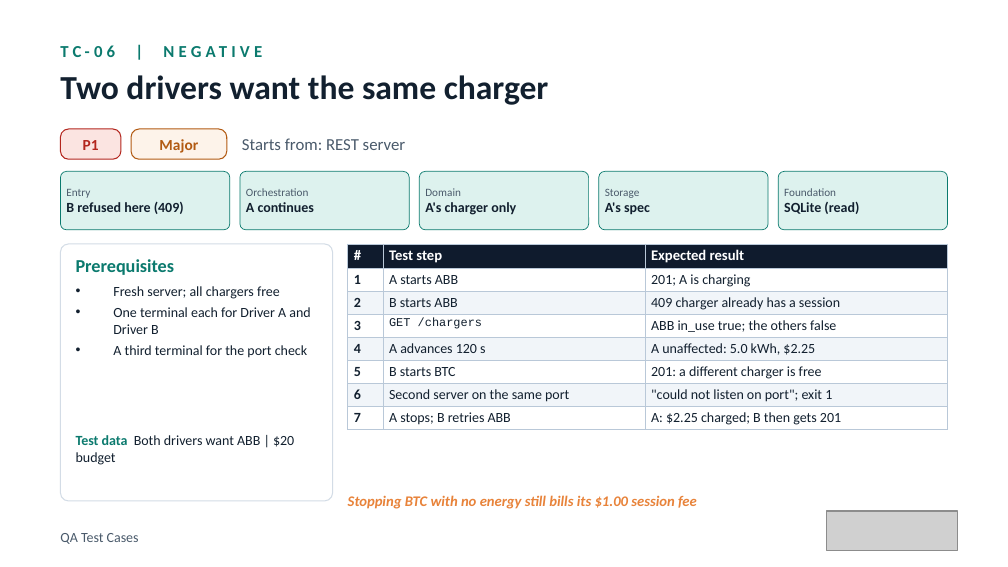
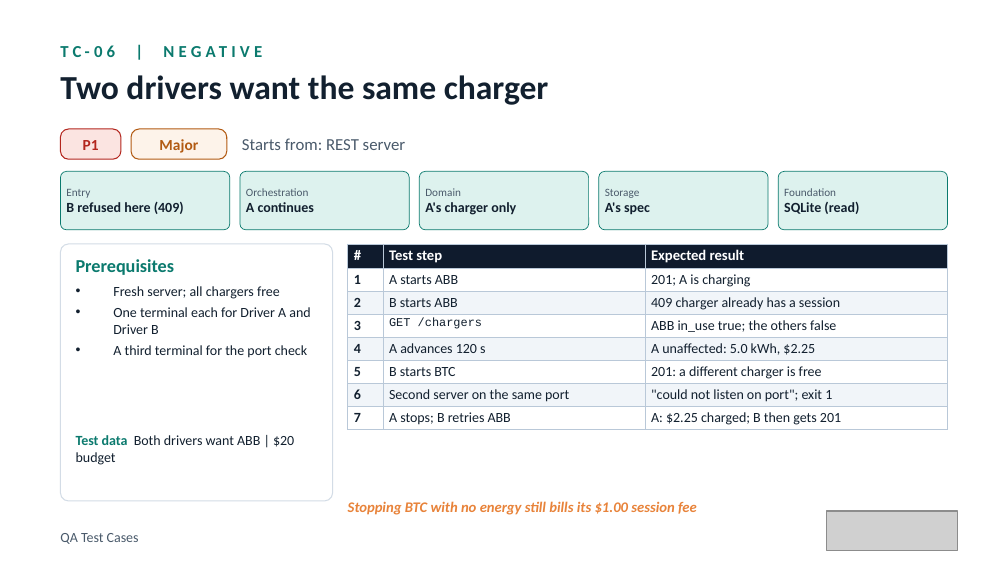
Before and after one commit to elitesoftwareqa/ev-charger, a slide deck: slide 12 of docs/presentation/EV-Charger-QA-Test-Cases.pptx. Drawn at 1008x567 pixels with LibreOffice and Linux fonts; fonts in the diff are those of the drawing; grey boxes stand for pictures. Boxes give left, top, right and bottom in pixels: in the first picture for what was removed or moved away, otherwise in the second. Text is boxed around its words. In the diff, an @@ line names an element or a change of style, - is before the commit and + after.

```diff
--- a/docs/presentation/EV-Charger-QA-Test-Cases.pptx
+++ b/docs/presentation/EV-Charger-QA-Test-Cases.pptx
@@ text "Stopping BTC with no energy ...": place and size @@
-text "Stopping BTC with no energy ..." at box(348, 495, 697, 509)
+text "Stopping BTC with no energy ..." at box(348, 501, 697, 515)
```
Also in this commit, not shown: 11 other slides changed, 2 slides added, 1 other file.
